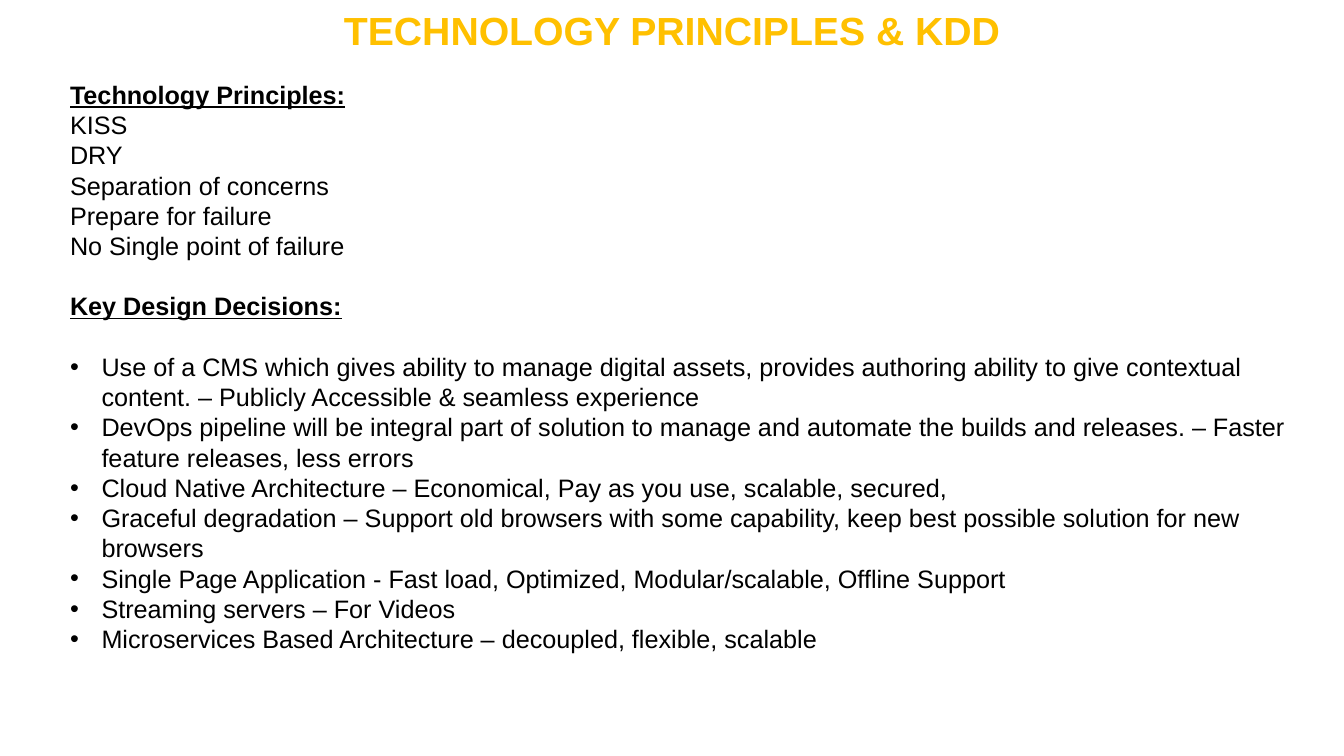
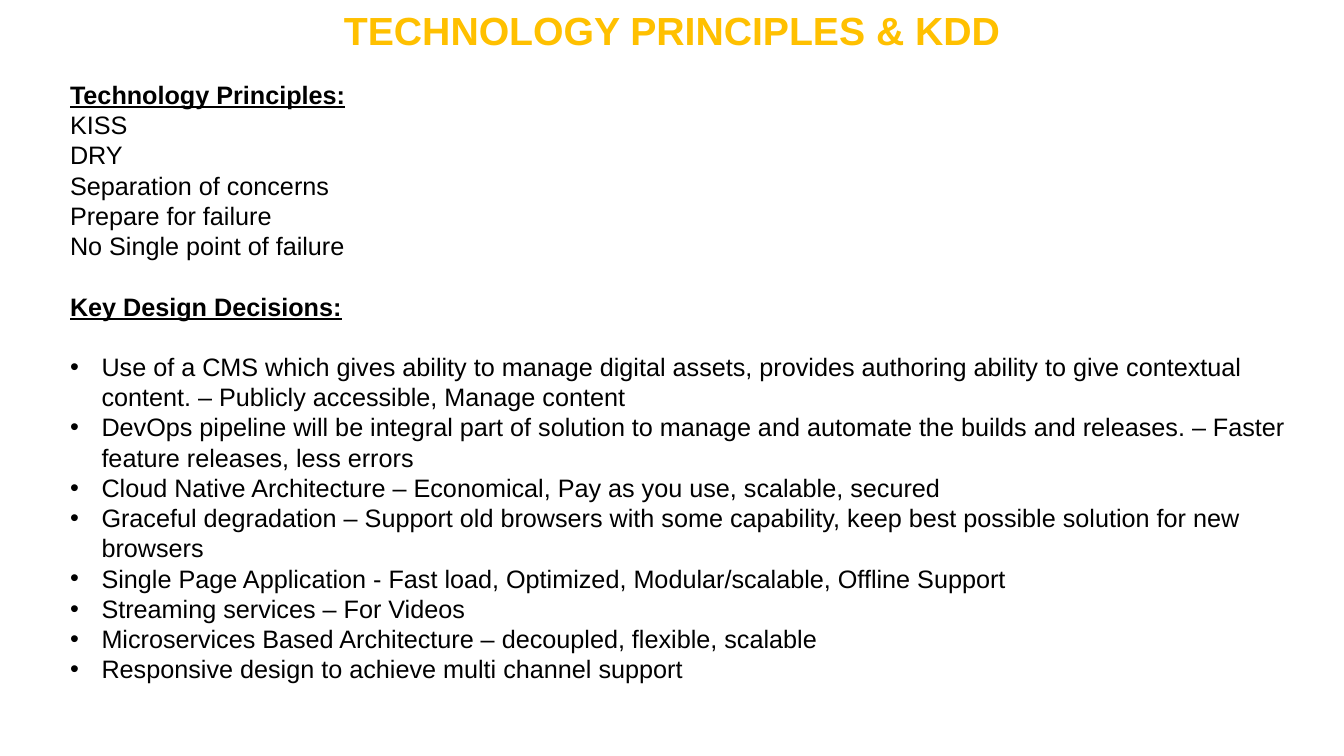
Before and after one commit to nikhil2288/casestudy, a slide deck: slide 3 of CASE_STUDY_RACING_COMPANY.pptx. Drawn at 1344x756 pixels with LibreOffice and Linux fonts; fonts in the diff are those of the drawing. Boxes give left, top, right and bottom in pixels: in the first picture for what was removed or moved away, otherwise in the second. Text is boxed around its words. In the diff, an @@ line names an element or a change of style, - is before the commit and + after.

```diff
--- a/CASE_STUDY_RACING_COMPANY.pptx
+++ b/CASE_STUDY_RACING_COMPANY.pptx
@@ text at <box>102,357,1241,412</box>: text changed @@
-• Use of a CMS which gives ability to manage digital assets, provides authoring ability to give contextual content. – Publicly Accessible & seamless experience
+• Use of a CMS which gives ability to manage digital assets, provides authoring ability to give contextual content. – Publicly accessible, Manage content
@@ text at <box>102,478,940,503</box>: text changed @@
-• Cloud Native Architecture – Economical, Pay as you use, scalable, secured,
+• Cloud Native Architecture – Economical, Pay as you use, scalable, secured
@@ text at <box>102,599,465,624</box>: text changed @@
-• Streaming servers – For Videos
+• Streaming services – For Videos
@@ text at <box>102,659,683,684</box>: paragraph added @@
+• Responsive design to achieve multi channel support
```
Also in this commit, not shown: 4 other slides changed, 6 slides added.
